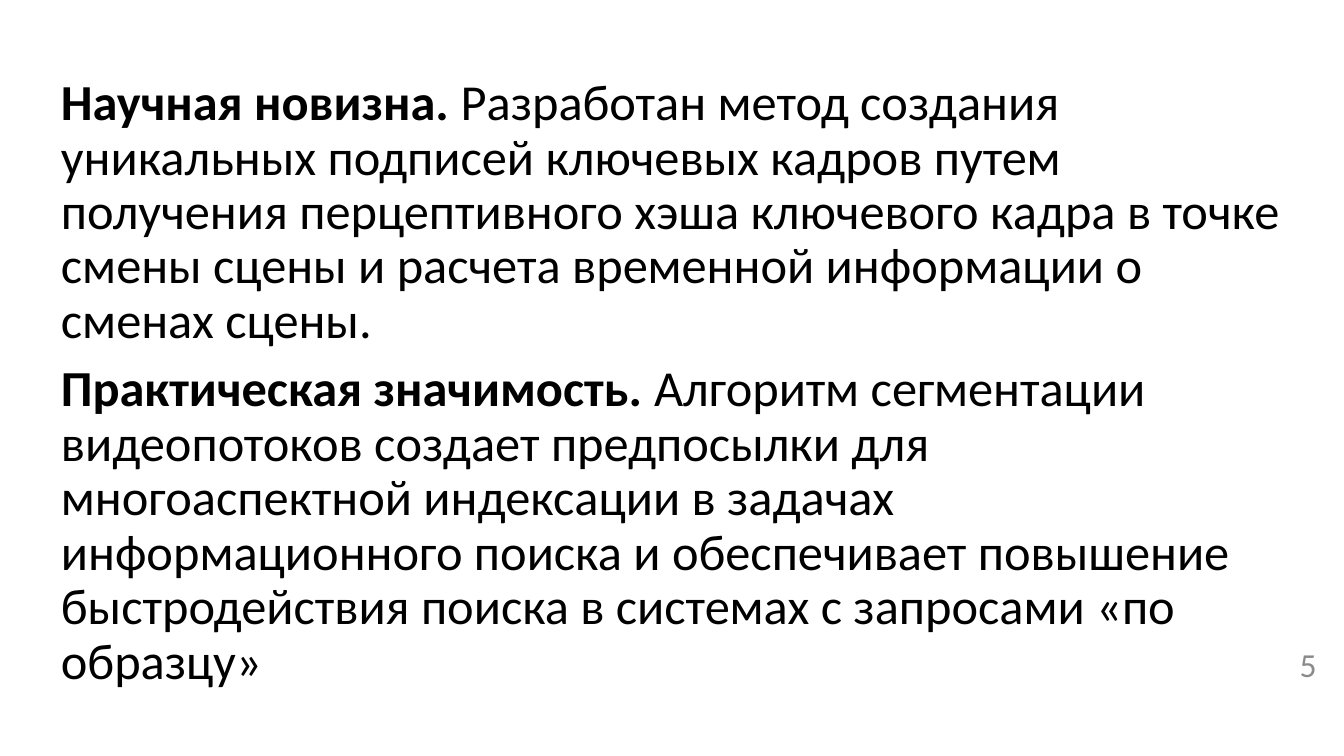
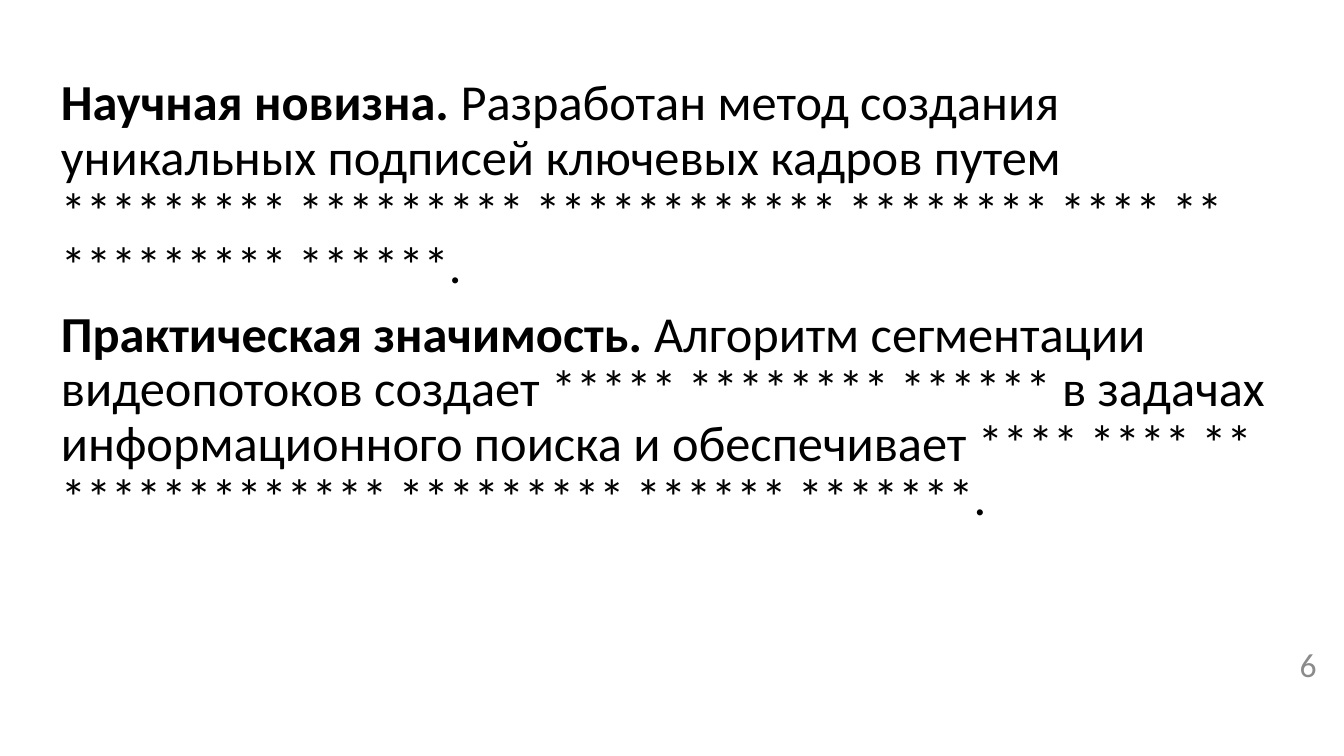
Before and after one commit to permCoding/Magistr-2022, a slide deck: slide 6 of 08-ВКР/как оформлять/Презентация-к-ВКР.pptx (slide 5 before the commit). Drawn at 1344x756 pixels with LibreOffice and Linux fonts; fonts in the diff are those of the drawing. Boxes give left, top, right and bottom in pixels: in the first picture for what was removed or moved away, otherwise in the second. Text is boxed around its words. In the diff, an @@ line names an element or a change of style, - is before the commit and + after.

```diff
--- a/08-ВКР/как оформлять/Презентация-к-ВКР.pptx
+++ b/08-ВКР/как оформлять/Презентация-к-ВКР.pptx
@@ text at (x1=61, y1=85, x2=1265, y2=470): text changed @@
-Научная новизна. Разработан метод создания уникальных подписей ключевых кадров путем получения перцептивного хэша ключевого кадра в точке смены сцены и расчета временной информации о сменах сцены.
-Практическая значимость. Алгоритм сегментации видеопотоков создает предпосылки для многоаспектной индексации в задачах информационного поиска и обеспечивает повышение быстродействия поиска в системах с запросами «по образцу»
+Научная новизна. Разработан метод создания уникальных подписей ключевых кадров путем ********* ********* ************ ******** **** ** ********* ******.
+Практическая значимость. Алгоритм сегментации видеопотоков создает ***** ******** ****** в задачах информационного поиска и обеспечивает **** **** ** ************* ********* ****** *******.
@@ page number at (x1=1300, y1=654, x2=1317, y2=677): text changed @@
-5
+6
```
Also in this commit, not shown: 8 other slides changed, 3 slides added, 2 slides removed.
